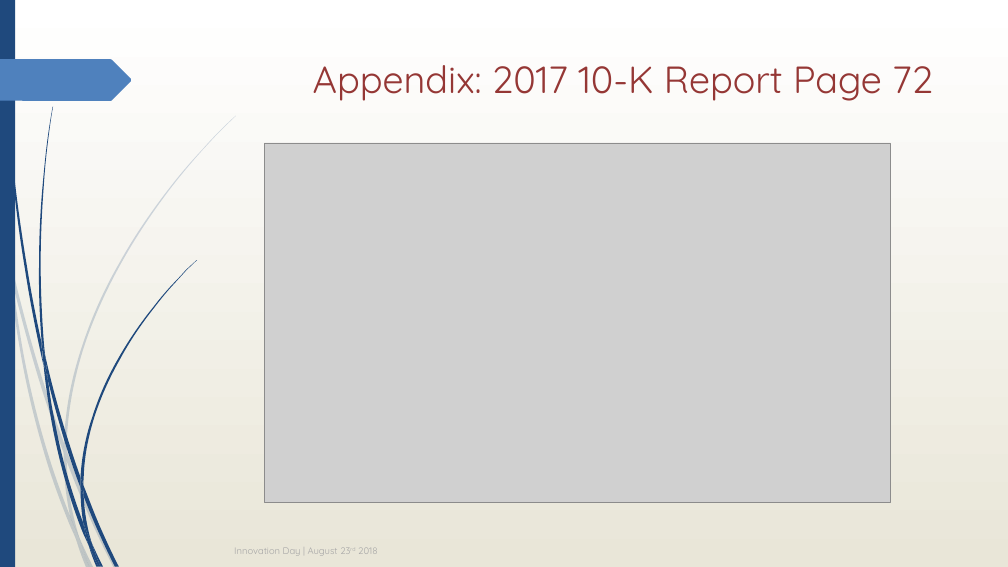
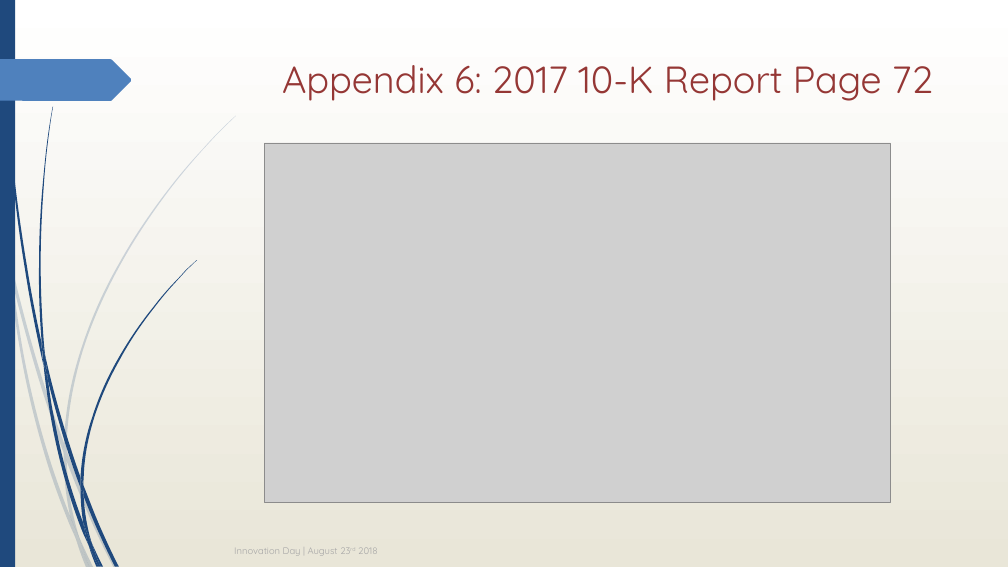
Before and after one commit to rsnestor/iot_emulator, a slide deck: slide 16 of resources/Innovation Day - Property Monitoring Kit.pptx (slide 13 before the commit). Drawn at 1008x567 pixels with LibreOffice and Linux fonts; fonts in the diff are those of the drawing; grey boxes stand for pictures. Boxes give left, top, right and bottom in pixels: in the first picture for what was removed or moved away, otherwise in the second. Text is boxed around its words. In the diff, an @@ line names an element or a change of style, - is before the commit and + after.

```diff
--- a/resources/Innovation Day - Property Monitoring Kit.pptx
+++ b/resources/Innovation Day - Property Monitoring Kit.pptx
@@ title at bbox=[282, 65, 933, 101]: text changed @@
-Appendix: 2017 10-K Report Page 72
+Appendix 6: 2017 10-K Report Page 72
```
Also in this commit, not shown: 8 other slides changed, 3 slides added.
